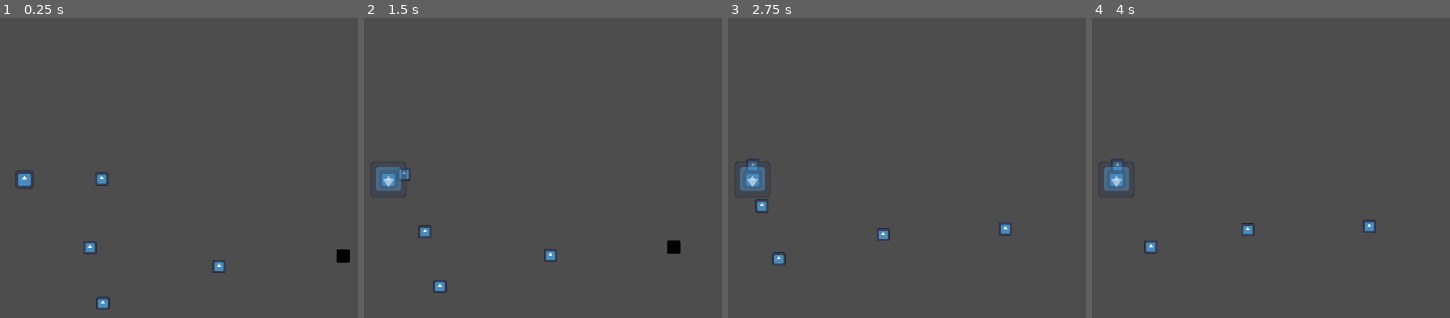
Above: before the commit, frames 1-4 (left to right).
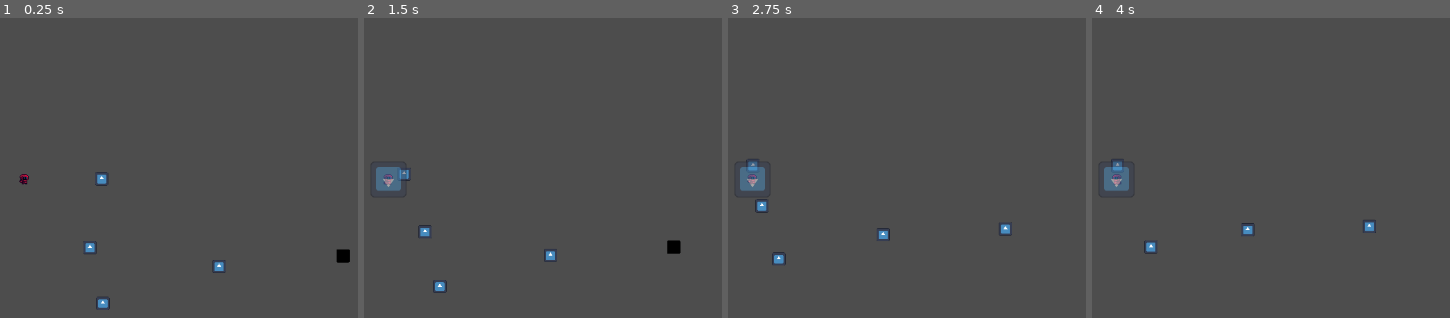
Above: after the commit, the same moments.

Repository: MaxAl100/PirateJam15
Game: Godot game, scene res://Scenes/BaseLevel.tscn
The game is run twice, just before and just after one commit, with the same random seed, the same clock (stepped at 60 frames per second) and the same inputs. The engine's default icon, where the game draws it, is replaced by a stand-in: a white triangle on a blue panel in a dark square.
Inputs:
- Up to frame 1 (0.25 s): no input
- Up to frame 2 (1.5 s): hold D (move_right) 0.53-1.28 s; hold S (move_down) from 1.28 s (still down)
- Up to frame 3 (2.75 s): release S (move_down) at 2.03 s; hold D (move_right) from 2.03 s (still down)
- Up to frame 4 (4 s): release D (move_right) at 2.78 s; hold W (move_up) 2.78-3.53 s; hold A (move_left) from 3.53 s (still down)

The runs differ from the first frame. In frame 1, 0.1% of the frame differs, in the area x 4-10%, y 51-57%; in frame 2, 0.1%; in frame 3, 0.1%; in frame 4, 0.1%.

Commit message:
Player animation finished

Diff:
--- a/Entities/Characters/Player.tscn
+++ b/Entities/Characters/Player.tscn
@@ -1,8 +1,8 @@
-[gd_scene load_steps=6 format=3 uid="uid://d1ip6wdalw3he"]
+[gd_scene load_steps=11 format=3 uid="uid://d1ip6wdalw3he"]
 
 [ext_resource type="Script" path="res://Scripts/Entities/Player.gd" id="1_1r674"]
-[ext_resource type="Texture2D" uid="uid://buvi6hgyh5857" path="res://Sprites/icon.svg" id="2_br3lb"]
 [ext_resource type="PackedScene" uid="uid://dy4bo2mtkjcnb" path="res://Entities/Attacks/Base Elements/WaterPellet.tscn" id="2_tpo63"]
+[ext_resource type="Texture2D" uid="uid://bepejn5tmc82w" path="res://Sprites/Chars.png" id="3_ssldj"]
 
 [sub_resource type="CircleShape2D" id="CircleShape2D_5j5kc"]
 
@@ -20,6 +20,43 @@
 	pass
 "
 
+[sub_resource type="AtlasTexture" id="AtlasTexture_sqojt"]
+atlas = ExtResource("3_ssldj")
+region = Rect2(16, 0, 16, 16)
+
+[sub_resource type="AtlasTexture" id="AtlasTexture_sk1qk"]
+atlas = ExtResource("3_ssldj")
+region = Rect2(32, 0, 16, 16)
+
+[sub_resource type="AtlasTexture" id="AtlasTexture_p3kfm"]
+atlas = ExtResource("3_ssldj")
+region = Rect2(48, 0, 16, 16)
+
+[sub_resource type="AtlasTexture" id="AtlasTexture_pcu0s"]
+atlas = ExtResource("3_ssldj")
+region = Rect2(64, 0, 16, 16)
+
+[sub_resource type="SpriteFrames" id="SpriteFrames_l1xq1"]
+resource_local_to_scene = true
+animations = [{
+"frames": [{
+"duration": 1.0,
+"texture": SubResource("AtlasTexture_sqojt")
+}, {
+"duration": 1.0,
+"texture": SubResource("AtlasTexture_sk1qk")
+}, {
+"duration": 1.0,
+"texture": SubResource("AtlasTexture_p3kfm")
+}, {
+"duration": 1.0,
+"texture": SubResource("AtlasTexture_pcu0s")
+}],
+"loop": true,
+"name": &"walk_right",
+"speed": 8.0
+}]
+
 [node name="Player" type="CharacterBody2D"]
 script = ExtResource("1_1r674")
 Bullets = Array[PackedScene]([ExtResource("2_tpo63")])
@@ -28,8 +65,9 @@
 shape = SubResource("CircleShape2D_5j5kc")
 script = SubResource("GDScript_sme75")
 
-[node name="PlayerSprite" type="Sprite2D" parent="."]
-scale = Vector2(0.2, 0.2)
-texture = ExtResource("2_br3lb")
+[node name="PlayerSprite" type="AnimatedSprite2D" parent="."]
+texture_filter = 1
+sprite_frames = SubResource("SpriteFrames_l1xq1")
+animation = &"walk_right"
 
 [node name="Bullet Origin" type="Marker2D" parent="."]
--- a/Scripts/Entities/Player.gd
+++ b/Scripts/Entities/Player.gd
@@ -14,6 +14,8 @@
 
 @export var KnockbackStrength = 20.0
 
+var PlayerSprite
+
 var _last_direction = Vector2.RIGHT
 
 func _ready():
@@ -21,6 +23,8 @@
 	for i in range(Bullets.size()):
 		var bullet_instance = Bullets[i].instantiate()
 		TimesForBullets[i] = bullet_instance.currentTimeBetweenAttacks
+	PlayerSprite = $PlayerSprite
+	PlayerSprite.play("walk_right")
 
 func _physics_process(delta):
 	Health -= delta * DecreaseStrength
@@ -37,9 +41,11 @@
 	if Input.is_action_pressed("move_left"):
 		velocity.x -= Speed
 		_last_direction = Vector2.LEFT
+		PlayerSprite.flip_h = true
 	if Input.is_action_pressed("move_right"):
 		velocity.x += Speed
 		_last_direction = Vector2.RIGHT
+		PlayerSprite.flip_h = false
 
 	move_and_slide()
 
Not shown, added: Sprites/Chars.png.import
Not shown, added: Sprites/alchemy.png.import
Not shown, added: Sprites/bigrunes.png.import
Not shown, added: Sprites/runes.png.import
